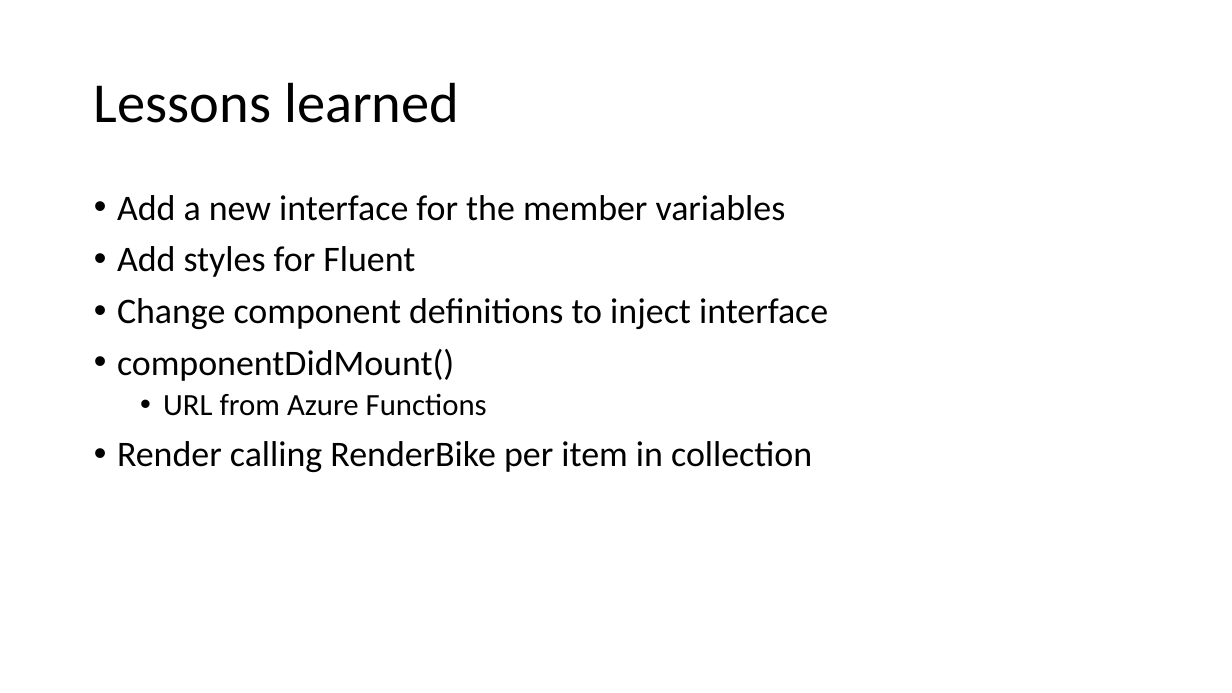
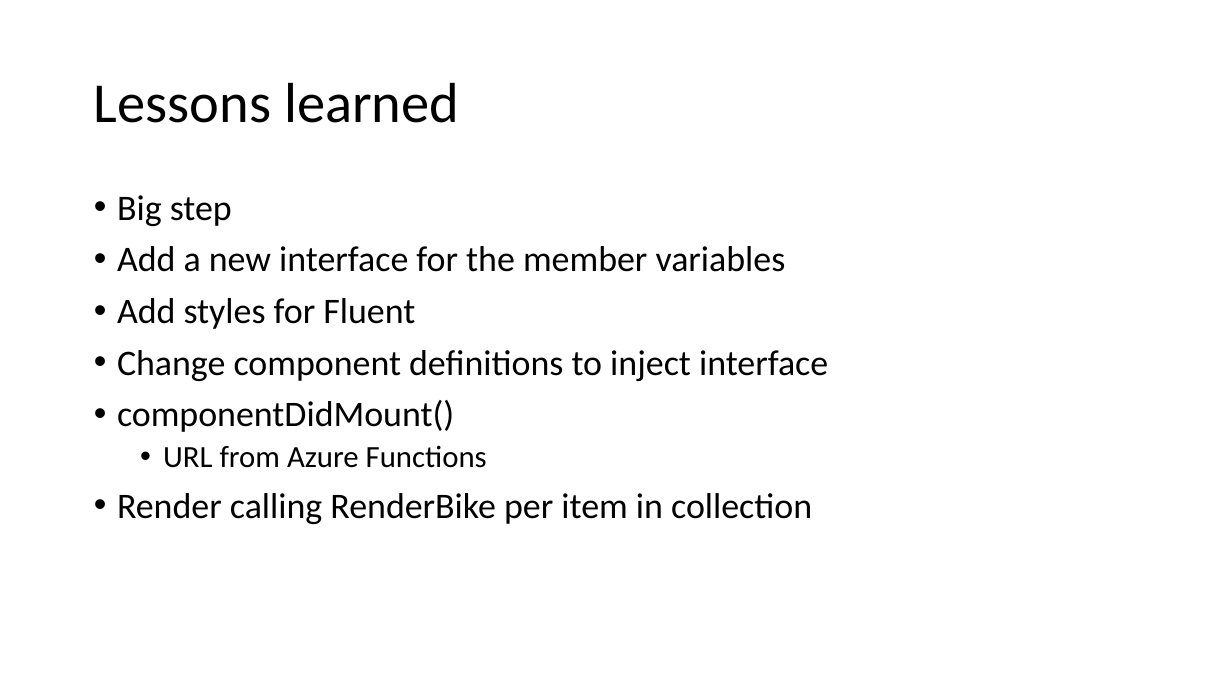
Before and after one commit to usri/ServerlessCloudNativeWorkshop, a slide deck: slide 40 of Creating a serverless cloud native app on Azure.pptx. Drawn at 1232x693 pixels with LibreOffice and Linux fonts; fonts in the diff are those of the drawing. Boxes give left, top, right and bottom in pixels: in the first picture for what was removed or moved away, otherwise in the second. Text is boxed around its words. In the diff, an @@ line names an element or a change of style, - is before the commit and + after.

```diff
--- a/Creating a serverless cloud native app on Azure.pptx
+++ b/Creating a serverless cloud native app on Azure.pptx
@@ text at [117,195,232,226]: paragraph added @@
+• Big step
```
Also in this commit, not shown: 2 other slides changed, 1 other file.
